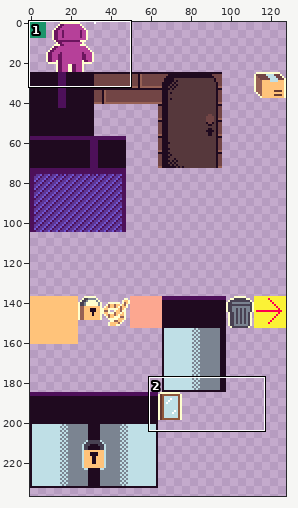
Sprite sheet, stored at atlas_debug.png. The first picture is a wide view before the edit; the outline marks the close-up.
Close-up. As it was:
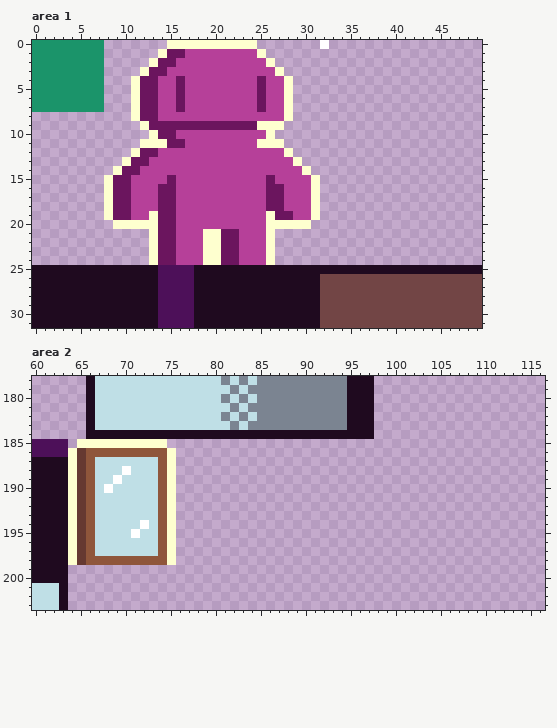
The file is 128x256 pixels. Shown: area 1: x 0..49, y 0..31; area 2: x 60..116, y 178..203. The wide view leaves out empty margins.
Once edited:
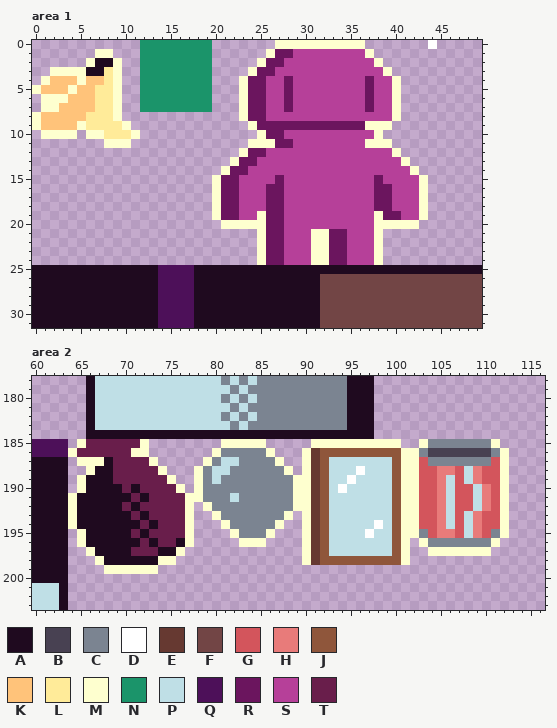
Palette (. is transparent): A #1f0a1f  B #484152  C #7b8491  D #ffffff  E #663931  F #724545  G #d3555c  H #e87b7a  J #8f563b  K #ffc37a  L #ffeb99  M #feffcf  N #1b946a  P #bfdfe6  Q #4d1059  R #6b155e  S #b64099  T #691e4b
Changes in this commit:
Area 1:
y 0: x 0..7 NNNNNNNN -> ........; x 12..24 ...MMMMMMMMMM -> NNNNNNNN.....; x 27..36 .....D.... -> MMMMMMMMMM; x 44 . -> D
y 1: x 0..8 NNNNNNNN. -> .......MM; x 12..37 ..MRRSSSSSSSSM............ -> NNNNNNNN......MRRSSSSSSSSM
y 2: x 0..9 NNNNNNNN.. -> ......MAAM; x 12..38 .MRRSSSSSSSSSSM............ -> NNNNNNNN.....MRRSSSSSSSSSSM
y 3: x 0..9 NNNNNNNN.. -> ..MMMMAALM; x 12..39 MRRSSSSSSSSSSSSM............ -> NNNNNNNN....MRRSSSSSSSSSSSSM
y 4: x 0..9 NNNNNNNN.. -> .MKKKMKKLM; x 11..24 MRRSSRSSSSSSSS -> .NNNNNNNN...MR; x 28..40 M............ -> RSSSSSSSSRSSM
y 5: x 0..9 NNNNNNNN.. -> MKKKMKKLLM; x 11..24 MRRSSRSSSSSSSS -> .NNNNNNNN...MR; x 28..40 M............ -> RSSSSSSSSRSSM
y 6: x 0..9 NNNNNNNN.. -> .MMMKKKLLM; x 11..24 MRRSSRSSSSSSSS -> .NNNNNNNN...MR; x 28..40 M............ -> RSSSSSSSSRSSM
y 7: x 0..9 NNNNNNNN.. -> .MMKKKKLLM; x 11..24 MRRSSRSSSSSSSS -> .NNNNNNNN...MR; x 28..40 M............ -> RSSSSSSSSRSSM
y 8: x 0..9 .......... -> MKKKKKLLLM; x 11..25 MRRSSSSSSSSSSSS -> ............MRR; x 28..40 M............ -> SSSSSSSSSSSSM
y 9: x 0..10 ........... -> MKKKKMLLLLM; x 12..39 MRRRRRRRRRRRRMMM............ -> ............MRRRRRRRRRRRRMMM
y 10: x 1..4 .... -> MMMM; x 6..11 ...... -> MMLLLM; x 13..38 MRRSSSSSSSSSSM............ -> ............MRRSSSSSSSSSSM
y 11: x 8..10 ... -> MMM; x 12..24 MMMRRSSSSSSSS -> ............M; x 27..39 M............ -> RRSSSSSSSSMMM
y 12: x 11..25 MRRSSSSSSSSSSSS -> ............MRR; x 28..40 M............ -> SSSSSSSSSSSSM
y 13: x 10..24 MRRSSSSSSSSSSSS -> ............MRR; x 29..41 M............ -> SSSSSSSSSSSSM
y 14: x 9..23 MRRSSSSSSSSSSSS -> ............MRR; x 30..42 M............ -> SSSSSSSSSSSSM
y 15: x 8..22 MRRSSSSRSSSSSSS -> ............MRR; x 26..27 RS -> SR; x 31..43 M............ -> SSSSSSSRSSSSM
y 16..18: x 8..22 MRRSSSRRSSSSSSS -> ............MRR; x 31..43 M............ -> SSSSSSSRRSSSM
y 19: x 8..22 MRRSSMRRSSSSSSS -> ............MRR; x 25..26 SM -> MR; x 28 R -> S; x 31..43 M............ -> SSSSSSSMRRSSM
y 20: x 9..42 MMMMMRRSSSSSSSSSSMMMMM............ -> ............MMMMMRRSSSSSSSSSSMMMMM
y 21..24: x 13..38 MRRSSSMMRRSSSM............ -> ............MRRSSSMMRRSSSM
Area 2:
y 185: x 66..71 MMMMMM -> TTTTTT; x 73..74 MM -> ..; x 81..85 ..... -> MMMMM; x 91..100 .......... -> MMMMMMMMMM; x 103..111 ......... -> MCCCCCCCM
y 186: x 65..75 EJJJJJJJJJM -> TTTTTTMM...; x 80..86 ....... -> MCCCCCM; x 90..112 ....................... -> MEJJJJJJJJJMMCBBBBBBBCM
y 187: x 64..75 MEJPPPPPPPJM -> .MMMATTTTM..; x 79..87 ......... -> MCPPCCCCM; x 90..112 ....................... -> MEJPPPPPPPJMMGCCCCCCCGM
y 188: x 64..75 MEJPPPDPPPJM -> ..MAATTTTTM.; x 78..88 ........... -> MCPPCCCCCCM; x 90..112 ....................... -> MEJPPPDPPPJMMGGHHGPHGGM
y 189: x 64..74 MEJPPDPPPPJ -> .MAAATTTTTT; x 78..112 ................................... -> MCPCCCCCCCCMMEJPPDPPPPJMMGGHPGPHGGM
y 190: x 64..76 MEJPDPPPPPJM. -> .MAAAATATTTTM; x 78..112 ................................... -> MCCCCCCCCCCMMEJPDPPPPPJMMGGHPGGPHGM
y 191: x 65..112 EJPPPPPPPJM..................................... -> AAAAAATATTTTMMCCCPCCCCCCMMEJPPPPPPPJMMGGHPGGPHGM
y 192: x 65..77 EJPPPPPPPJM.. -> AAAAATATTTTTM; x 79..112 .................................. -> MCCCCCCCCCMMEJPPPPPPPJMMGGHPGGPHGM
y 193: x 65..77 EJPPPPPPPJM.. -> AAAAAATATTTTM; x 80..88 ......... -> MCCCCCCCM; x 90..112 ....................... -> MEJPPPPPPPJMMGGHPGPHGGM
y 194: x 65..77 EJPPPPPDPJM.. -> AAAAAAATATTTM; x 81..87 ....... -> MCCCCCM; x 90..112 ....................... -> MEJPPPPPDPJMMGGHPGPHGGM
y 195: x 64..77 MEJPPPPDPPJM.. -> .MAAAAATATTTTM; x 82..86 ..... -> MCCCM; x 90..112 ....................... -> MEJPPPPDPPJMMCGHHGPHGCM
y 196: x 64..77 MEJPPPPPPPJM.. -> .MAAAAAATATTAM; x 83..85 ... -> MMM; x 90..101 ............ -> MEJPPPPPPPJM; x 103..111 ......... -> MCCCCCCCM
y 197: x 64..76 MEJPPPPPPPJM. -> ..MAAAATTTAAM; x 90..101 ............ -> MEJPPPPPPPJM; x 104..110 ....... -> MMMMMMM
y 198: x 64..74 MEJJJJJJJJJ -> ...MAAAAAAM; x 90..101 ............ -> MEJJJJJJJJJM
y 199: x 68..73 ...... -> MMMMMM
Where, in picture pixels (left, top, right, bottom), the same in both close-ups:
changed: (32, 40, 437, 265)
changed: (68, 439, 509, 574)
